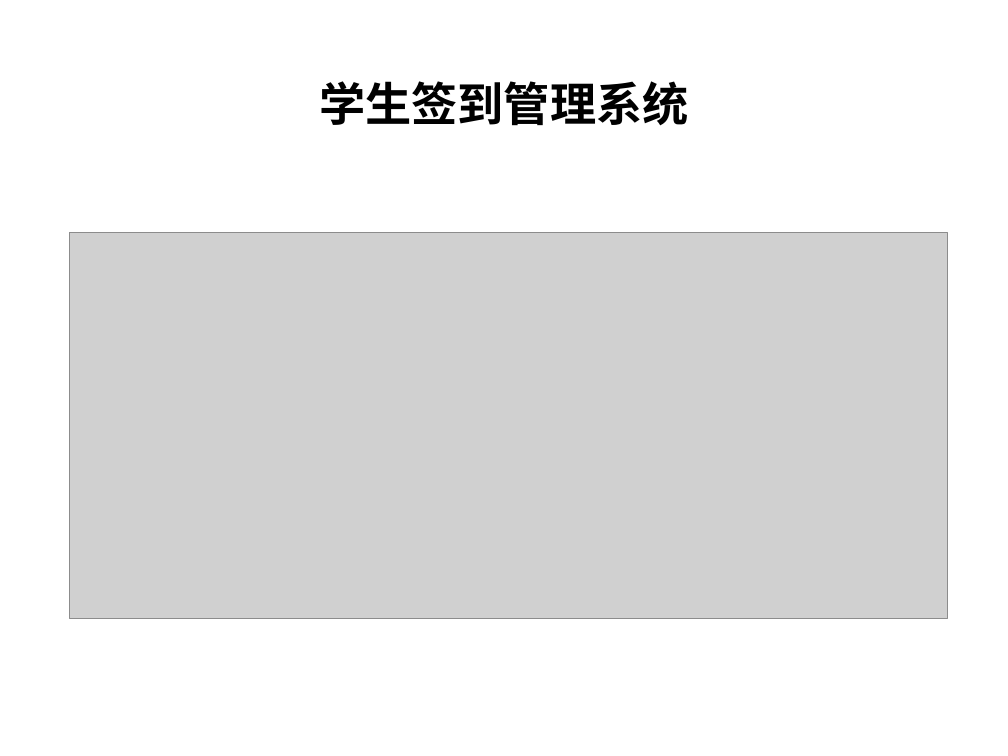
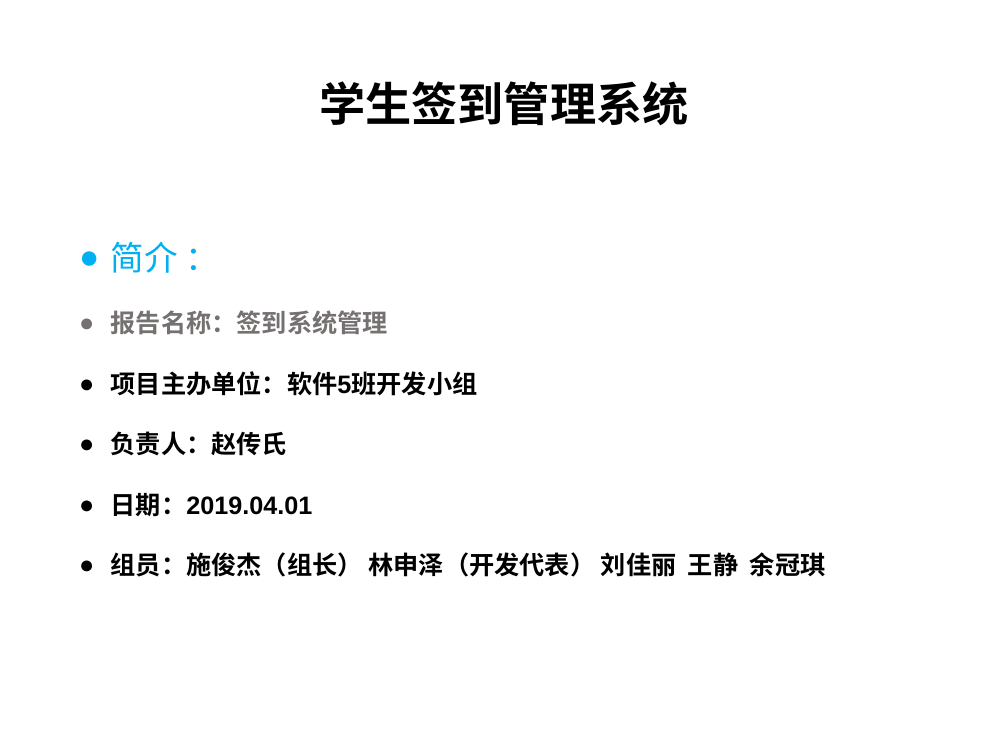
Before and after one commit to sign-s/Sign, a slide deck: slide 2 of doc/新建 PPT 演示文稿.ppt. Drawn at 1008x756 pixels with LibreOffice and Linux fonts; fonts in the diff are those of the drawing; grey boxes stand for pictures. Boxes give left, top, right and bottom in pixels: in the first picture for what was removed or moved away, otherwise in the second. Text is boxed around its words. In the diff, an @@ line names an element or a change of style, - is before the commit and + after.

```diff
--- a/doc/新建 PPT 演示文稿.ppt
+++ b/doc/新建 PPT 演示文稿.ppt
@@ picture removed at [70, 232, 948, 619] @@
@@ text added at [111, 241, 826, 577], 18 pt, text #000000, bold @@
+● 简介 ：
+● 报告名称：签到系统管理
+● 项目主办单位：软件5班开发小组
+● 负责人：赵传氏
+● 日期：2019.04.01
+● 组员：施俊杰（组长） 林申泽（开发代表） 刘佳丽 王静 余冠琪
```
Also in this commit, not shown: 3 slides added.
